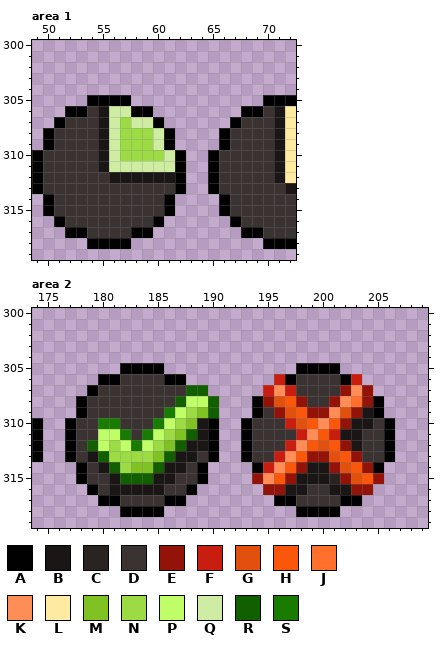
A pixel-art file gets an edit: src/Sprites_16.aseprite. That is the earlier state.
320x320 pixels, 1 frame. Colours within 5 levels of each other are drawn and written as one. Shown: area 1: x 49..72, y 300..319; area 2: x 174..209, y 300..319. The commit also changed other parts of the picture, which this record leaves out.
Palette (. is transparent): A #010101  B #1a1615  C #292322  D #3a3331  E #931309  F #c81d0f  G #e1510d  H #fa570a  J #ff702c  K #ff8d58  L #ffeaa2  M #80c123  N #9cdb43  P #bffe66  Q #ceeda3  R #125f00  S #197c01
Pixels before, area 1, first column x 49:
305 .....AAAA............AAA
306 ...AADBQQAA........AADBL
307 ..ADDDBQNQQA......ADDDBL
308 .ADDDDBQNNNQA....ADDDDBL
309 .ADDDDBQNNNQA....ADDDDBL
310 ADDDDDBQNNNNQA..ADDDDDBL
311 ADDDDDBQQQQQQA..ADDDDDBL
312 ADDDDDDBBBBBBA..ADDDDDBL
313 ADDDDDDDDDDDDA..ADDDDDDB
314 .ADDDDDDDDDDA....ADDDDDD
315 .ADDDDDDDDDDA....ADDDDDD
316 ..ADDDDDDDDA......ADDDDD
317 ...AADDDDAA........AADDD
318 .....AAAA............AAA
Pixels before, area 2, first column x 174:
305 ........AAAA............AAAA.....
306 ......AADDDDAA........FADDDDAF...
307 .....ADDDDDDDDRR.....FKFDDDDEKE..
308 ....ADDDDDDDDRPPR...AEGHEDDEKJEA.
309 ....ADDDDDDDSPNMR...ADEGHEEKGEBA.
310 A..ADDSSDDDSPNMBA..ADDDFGHKHEBBDA
311 A..ADDPPSDSPNMRBA..ADDDDFKHFBBDDA
312 A..ADRPNPSPNMRBBA..ADDDFKHGHEBDDA
313 A..ADBRNNNNMRBBDA..ADDFKHEEGHEDDA
314 ....ADBRNMMRBBDA....AFKHEBBEGHEA.
315 ....ADDBRRRBBDDA....EKHEBBBCEGHE.
316 .....ADBBBBBDDA......EEBBDDBBEE..
317 ......AADDDDAA........AADDDDAA...
318 ........AAAA............AAAA.....
The same view after the edit:
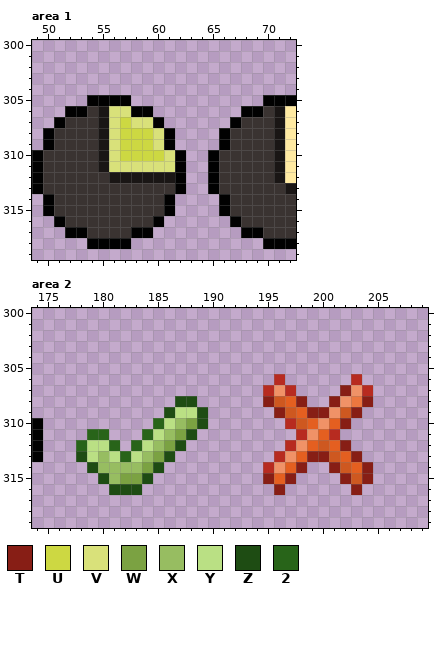
Colours new in this view: T #871e15  U #cdd842  V #d9e17a  W #7ba242  X #97bd61  Y #bae084  Z #1e4c13  2 #286419
From old to new:
colour F: #c81d0f -> #b72b20
colour G: #e1510d -> #ce5820
colour H: #fa570a -> #e45f20
colour J: #ff702c -> #ec773f
colour K: #ff8d58 -> #f09267
Area 1:
y 306: x 56..57 QQ -> VV
y 307: x 56..59 QNQQ -> VUVV
y 308..309: x 56..60 QNNNQ -> VUUUV
y 310: x 56..61 QNNNNQ -> VUUUUV
y 311: x 56..61 QQQQQQ -> VVVVVV
Area 2:
y 305: x 182..185 AAAA -> ....; x 198..201 AAAA -> ....
y 306: x 180..187 AADDDDAA -> ........; x 197..202 ADDDDA -> ......
y 307: x 179..189 ADDDDDDDDRR -> ...........; x 198..202 DDDDE -> ....T; x 204 E -> F
y 308: x 178..190 ADDDDDDDDRPPR -> .........ZZ..; x 194..195 AE -> .T; x 198..201 EDDE -> T..T; x 204..205 EA -> T.
y 309: x 178..190 ADDDDDDDSPNMR -> ........ZYYZ.; x 194..196 ADE -> ..T; x 199..200 EE -> TT; x 203..205 EBA -> T..
y 310: x 177..190 ADDSSDDDSPNMBA -> ........2YXWZ.; x 193..196 ADDD -> ....; x 202..206 EBBDA -> T....
y 311: x 177..190 ADDPPSDSPNMRBA -> ..22...2YXWZ..; x 193..197 ADDDD -> .....; x 202..206 BBDDA -> .....
y 312: x 177..190 ADRPNPSPNMRBBA -> .2YY2.2YXWZ...; x 193..196 ADDD -> ....; x 202..206 EBDDA -> T....
y 313: x 177..190 ADBRNNNNMRBBDA -> .ZYXY2YXWZ....; x 193..195 ADD -> ...; x 199..200 EE -> TT; x 203..206 EDDA -> T...
y 314: x 178..189 ADBRNMMRBBDA -> .ZXXXXWZ....; x 194 A -> .; x 198..201 EBBE -> T..T; x 204..205 EA -> T.
y 315: x 178..189 ADDBRRRBBDDA -> ..ZXWWZ.....; x 194..195 EK -> .T; x 197..202 EBBBCE -> T....T; x 204..205 HE -> T.
y 316: x 179..188 ADBBBBBDDA -> ..ZZZ.....; x 195..204 EEBBDDBBEE -> .T......T.
y 317: x 180..187 AADDDDAA -> ........; x 196..203 AADDDDAA -> ........
y 318: x 182..185 AAAA -> ....; x 198..201 AAAA -> ....
Changed places in both pictures, as pixel boxes (x1, y1, x2, y2):
changed: (109, 106, 175, 172)
changed: (65, 363, 395, 517)
